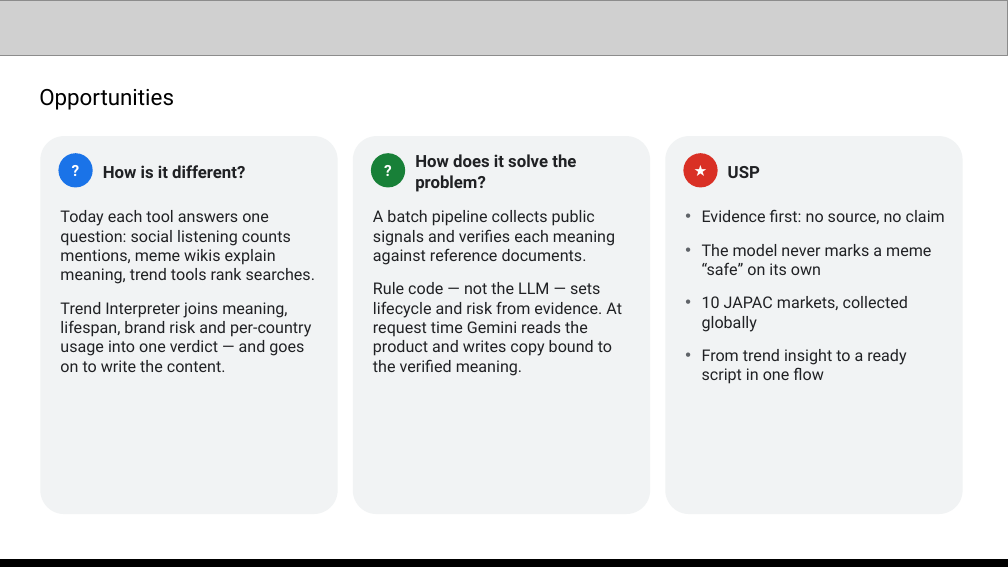
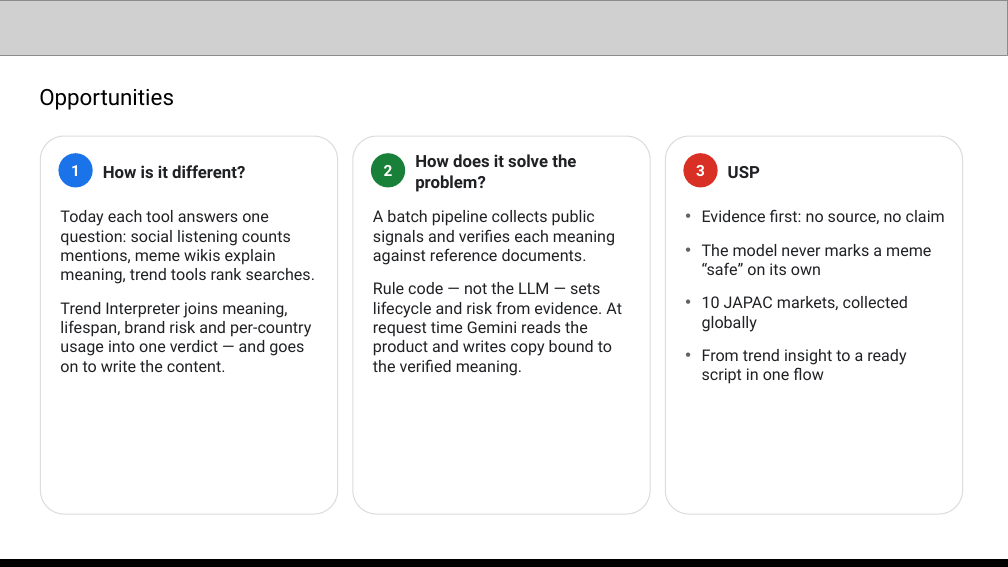
Before and after one commit to Sihyeon-Ji/trend-interpreter, a slide deck: slide 3 of docs/대회/제출/AI-Builder-Cup-제출-초안.pptx. Drawn at 1008x567 pixels with LibreOffice and Linux fonts; fonts in the diff are those of the drawing; grey boxes stand for pictures. Boxes give left, top, right and bottom in pixels: in the first picture for what was removed or moved away, otherwise in the second. Text is boxed around its words. In the diff, an @@ line names an element or a change of style, - is before the commit and + after.

```diff
--- a/docs/대회/제출/AI-Builder-Cup-제출-초안.pptx
+++ b/docs/대회/제출/AI-Builder-Cup-제출-초안.pptx
@@ fill #F1F3F4 to #FFFFFF; outline none to #DADCE0 0.75 pt in 3 elements at [40,136,338,514], [353,136,650,514], [665,136,963,514] @@
@@ text in ellipse at [71,165,80,176]: text changed @@
-?
+1
@@ text in ellipse at [384,165,393,176]: text changed @@
-?
+2
@@ text in ellipse at [696,165,705,176]: text changed @@
-★
+3
```
Also in this commit, not shown: 13 other slides changed.
